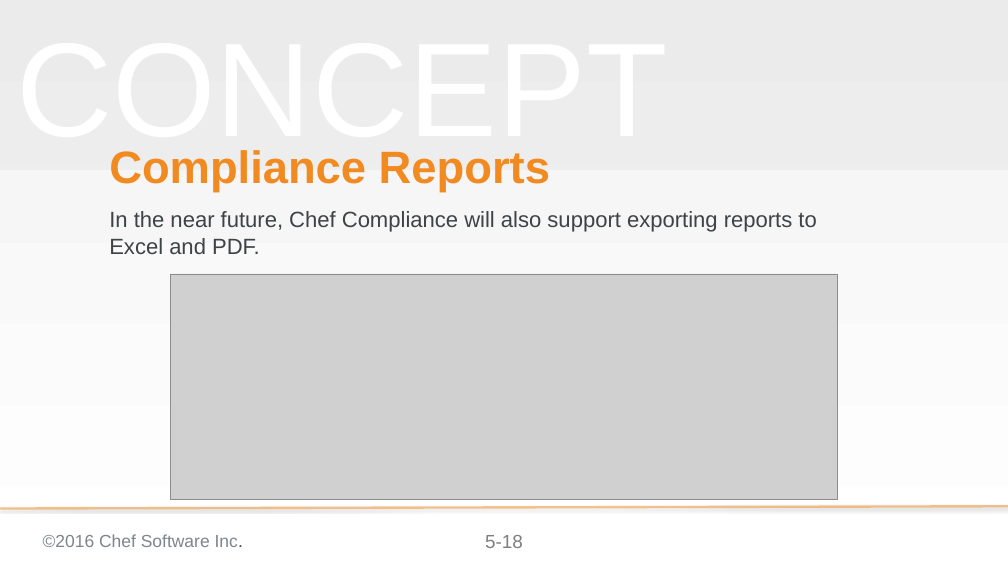
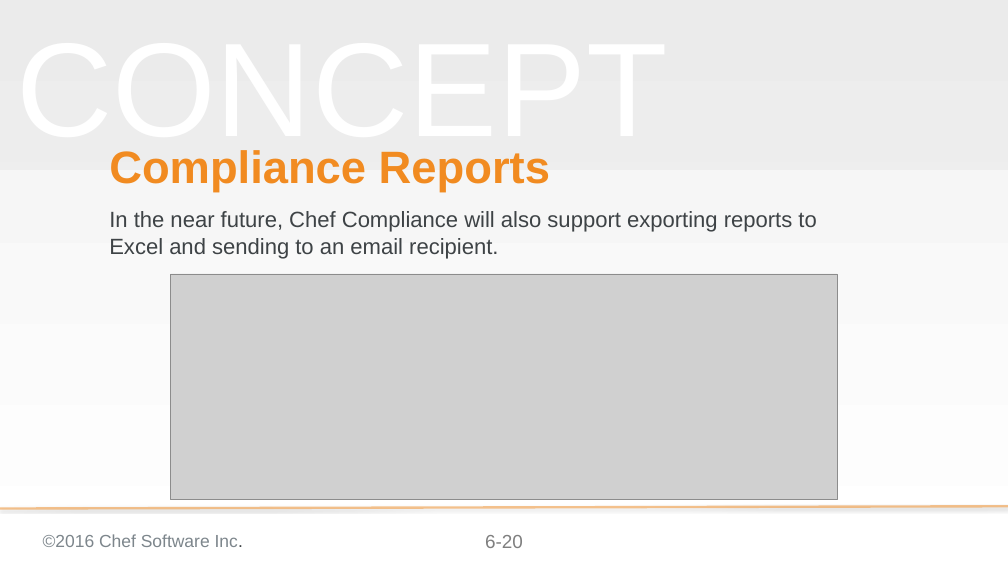
Before and after one commit to bchamby/chef-compliance-installation-configuration-operation, a slide deck: slide 20 of 06-scheduling-scans-reports.pptx (slide 18 before the commit). Drawn at 1008x567 pixels with LibreOffice and Linux fonts; fonts in the diff are those of the drawing; grey boxes stand for pictures; background and template pictures are left out. Boxes give left, top, right and bottom in pixels: in the first picture for what was removed or moved away, otherwise in the second. Text is boxed around its words. In the diff, an @@ line names an element or a change of style, - is before the commit and + after.

```diff
--- a/06-scheduling-scans-reports.pptx
+++ b/06-scheduling-scans-reports.pptx
@@ subtitle at (109,211,816,259): text changed @@
-In the near future, Chef Compliance will also support exporting reports to Excel and PDF.
+In the near future, Chef Compliance will also support exporting reports to Excel and sending to an email recipient.
@@ page number at (485,535,523,548): text changed @@
-5-18
+6-20
```
Also in this commit, not shown: 6 other slides changed, 2 slides added.
